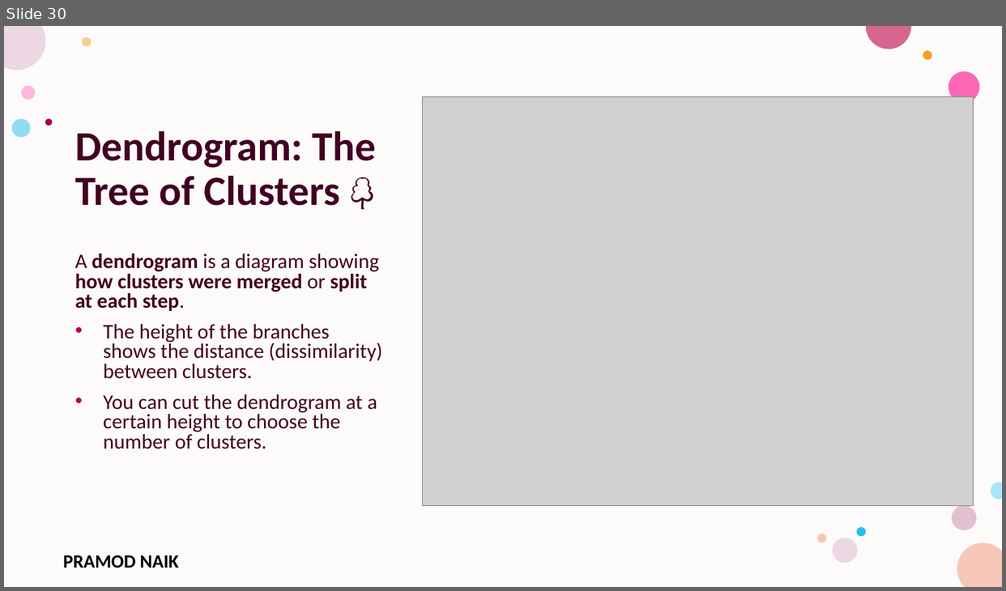
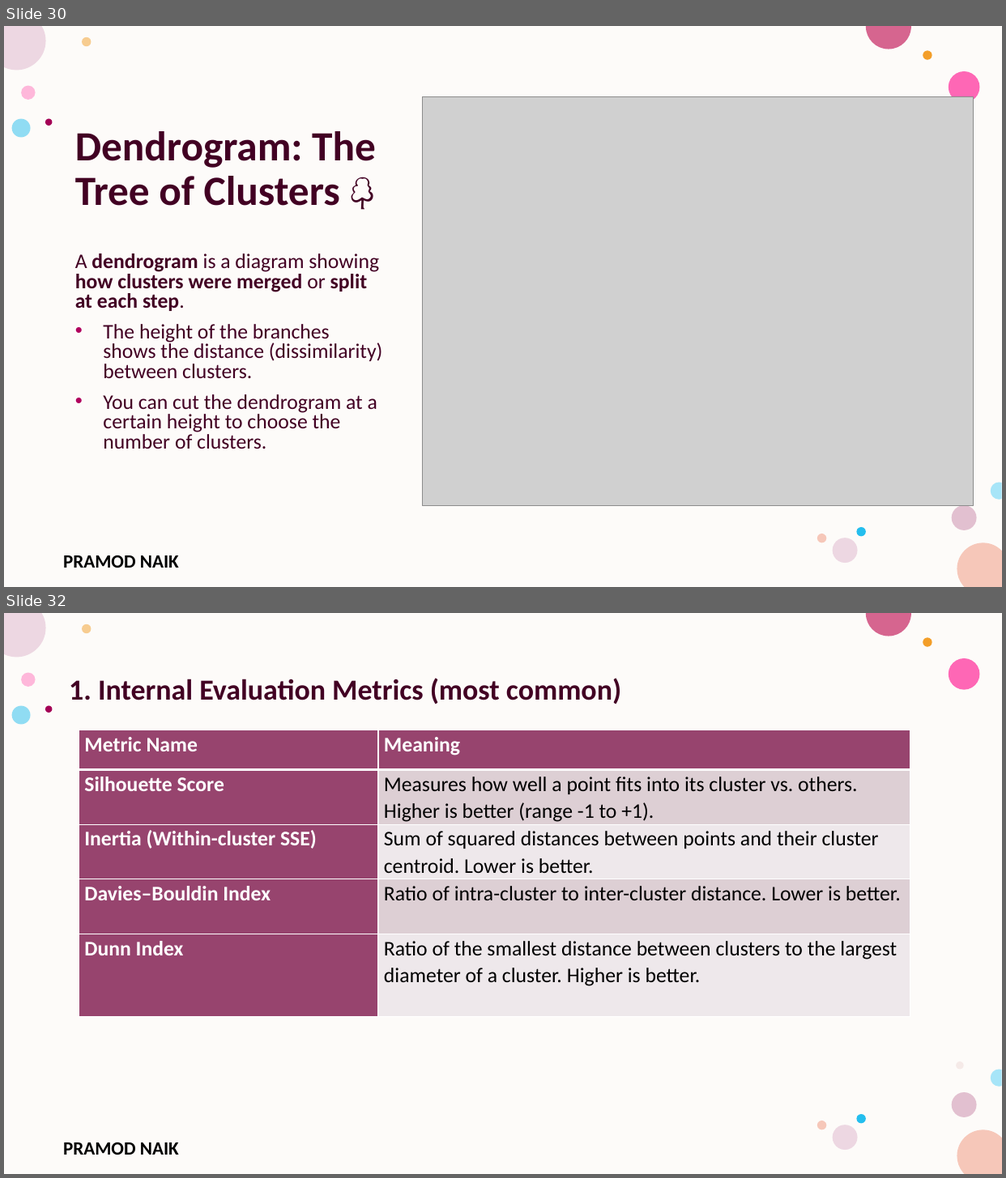
Before and after one commit to PRAMODNAIK-DEV/MCA-2nd-Sem-ML-Data-Analytics-Shridevi-College, a slide deck: Theory Class-Notes/Unit-3 Unsupervised Learning.pptx. Shown one above the other, each under a label of ours: slide 30 before the commit, slides 30 and 32 after it; the slides between them are not shown. The pictures are 1006x591 and 1006x1178 pixels, drawn with LibreOffice and Linux fonts; fonts in the diff are those of the drawing; grey boxes stand for pictures; background and template pictures are left out. Boxes give left, top, right and bottom in pixels: in the first picture for what was removed or moved away, otherwise in the second. Text is boxed around its words. In the diff, an @@ line names an element or a change of style, - is before the commit and + after.

Commit message:
Completed Clustering Theory and Lab.

```diff
--- a/Theory Class-Notes/Unit-3 Unsupervised Learning.pptx
+++ b/Theory Class-Notes/Unit-3 Unsupervised Learning.pptx
@@ slide 32 added at (4, 613, 1002, 1174), background #FFFFFF; not listed: 16 template elements that a slide beside it also shows @@
@@ text added at (69, 678, 621, 705), 28 pt, text #420023, bold @@
+1. Internal Evaluation Metrics (most common)
@@ table added at (79, 730, 910, 1017), 5 rows, 2 columns @@
+Metric Name | Meaning
+Silhouette Score | Measures how well a point fits into its cluster vs. others. Higher is better (range -1 to +1).
+Inertia (Within-cluster SSE) | Sum of squared distances between points and their cluster centroid. Lower is better.
+Davies–Bouldin Index | Ratio of intra-cluster to inter-cluster distance. Lower is better.
+Dunn Index | Ratio of the smallest distance between clusters to the largest diameter of a cluster. Higher is better.
@@ ellipse added at (957, 1063, 964, 1070), fill #E3BEBE at 28% opacity @@
```
Also in this commit, not shown: 1 slide changed, 31 other slides added, 3 other files.
